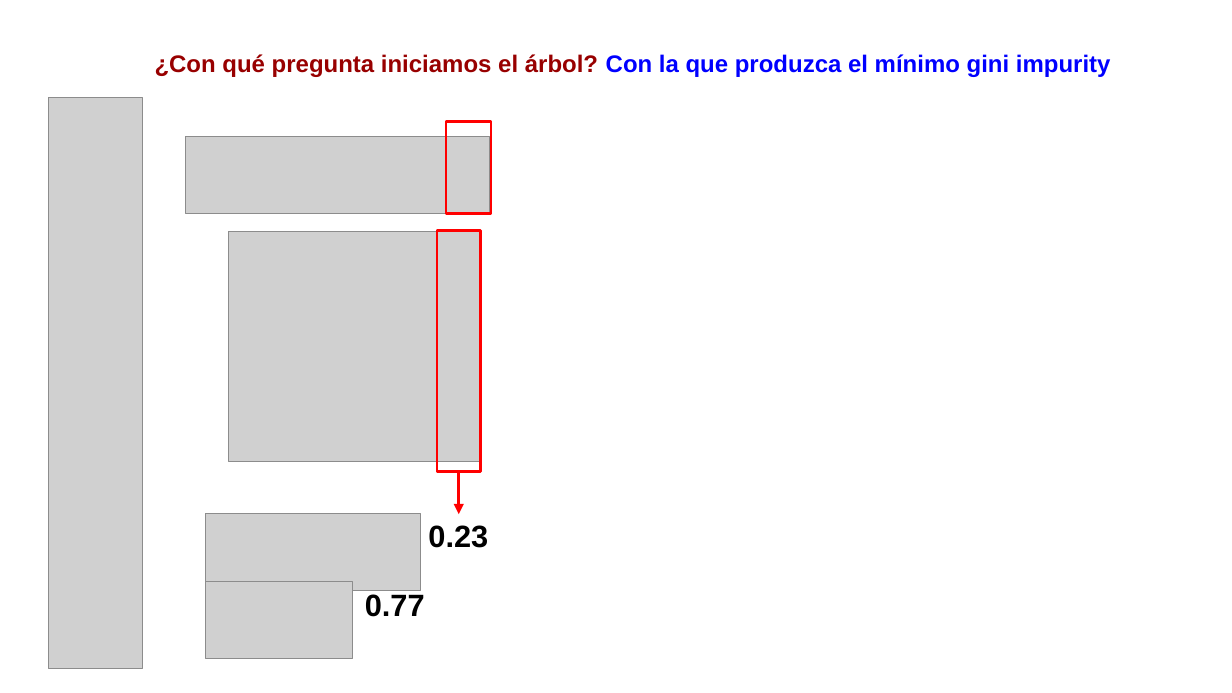
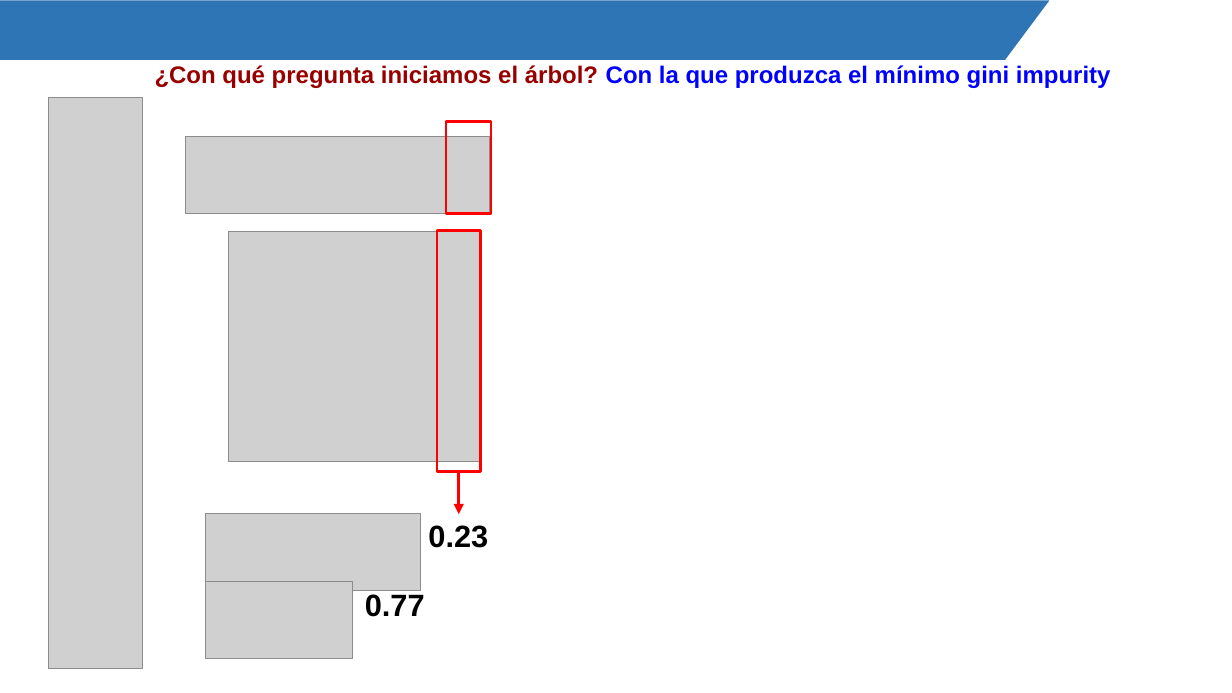
Before and after one commit to Mily3000/Diplomatura-de-Especializacion-en-Desarrollo-de-Aplicaciones-con-IA, a slide deck: slide 23 of Fundamentos de Machine Learning/2. Árboles de decisión.pptx. Drawn at 1232x693 pixels with LibreOffice and Linux fonts; fonts in the diff are those of the drawing; grey boxes stand for pictures; background and template pictures are left out. Boxes give left, top, right and bottom in pixels: in the first picture for what was removed or moved away, otherwise in the second. Text is boxed around its words. In the diff, an @@ line names an element or a change of style, - is before the commit and + after.

```diff
--- a/Fundamentos de Machine Learning/2. Árboles de decisión.pptx
+++ b/Fundamentos de Machine Learning/2. Árboles de decisión.pptx
@@ trapezoid added at box(0, 0, 1050, 59), fill #2E75B5 @@
@@ text "¿Con qué pregunta iniciamos el ...": place and size @@
-text "¿Con qué pregunta iniciamos el ..." at box(155, 54, 1111, 77)
+text "¿Con qué pregunta iniciamos el ..." at box(155, 65, 1111, 88)
```
Also in this commit, not shown: 41 other slides changed, 2 slides added, 1 slide removed, 3 other files.
